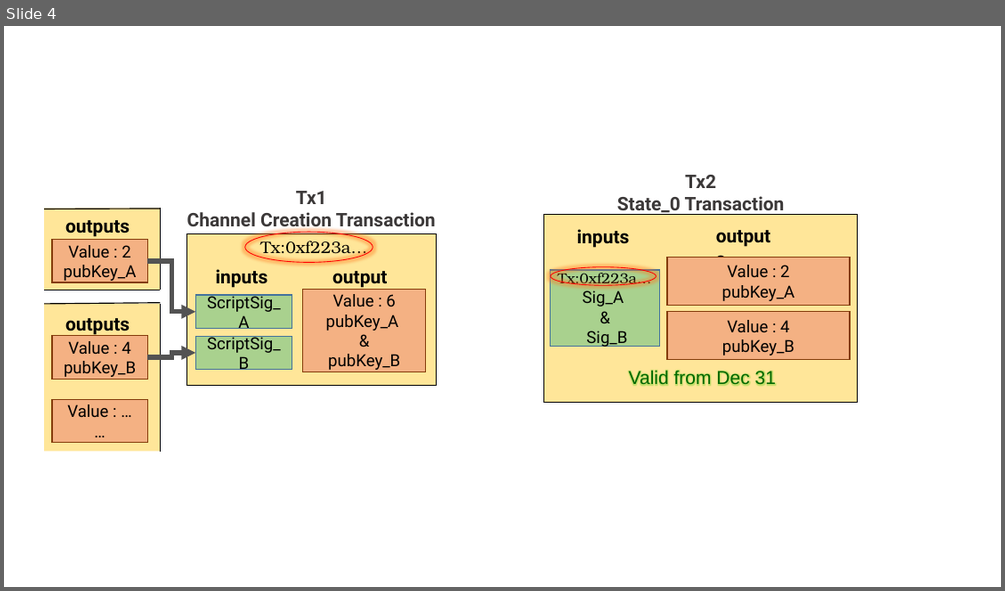
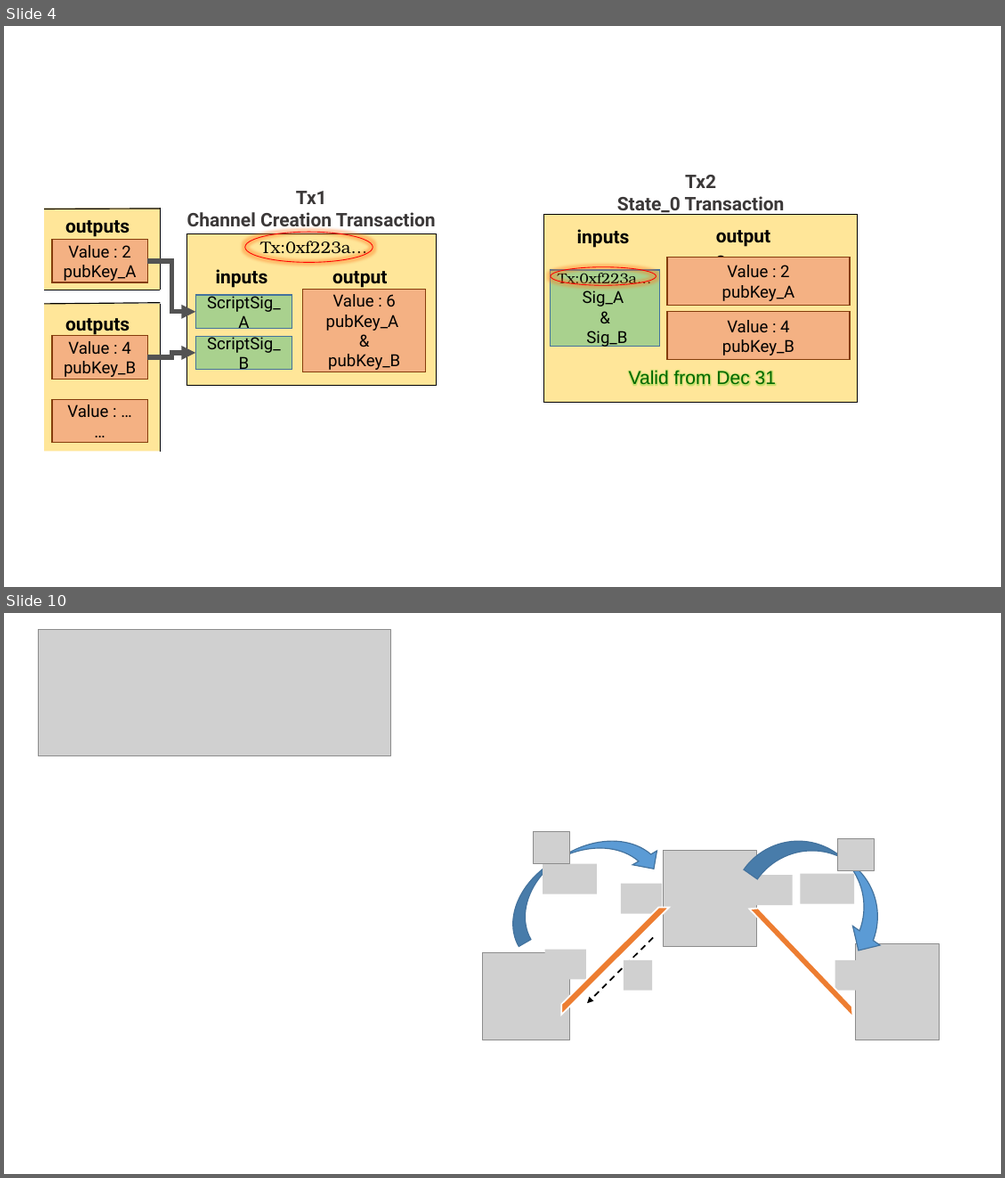
Before and after one commit to Mahsa-Bastankhah/thesis-template, a slide deck: figs/figs.pptx. Shown one above the other, each under a label of ours: slide 4 before the commit, slides 4 and 10 after it; the slides between them are not shown. The pictures are 1005x591 and 1005x1178 pixels, drawn with LibreOffice and Linux fonts; fonts in the diff are those of the drawing; grey boxes stand for pictures. Boxes give left, top, right and bottom in pixels: in the first picture for what was removed or moved away, otherwise in the second. Text is boxed around its words. In the diff, an @@ line names an element or a change of style, - is before the commit and + after.

```diff
--- a/figs/figs.pptx
+++ b/figs/figs.pptx
@@ slide 10 added at box(4, 613, 1001, 1174), background #FFFFFF @@
@@ picture added at box(39, 629, 390, 755) @@
@@ curved down arrow added at box(491, 813, 666, 946), fill #5B9BD5, outline #43739E 1 pt @@
@@ curved down arrow added at box(744, 815, 911, 959), fill #5B9BD5, outline #43739E 1 pt @@
@@ picture added at box(534, 832, 570, 864) @@
@@ picture added at box(663, 851, 757, 947) @@
@@ picture added at box(838, 839, 874, 871) @@
@@ picture added at box(543, 863, 597, 893) @@
@@ picture added at box(751, 875, 793, 905) @@
@@ picture added at box(801, 873, 854, 903) @@
@@ picture added at box(621, 884, 662, 914) @@
@@ diag stripe added at box(749, 901, 853, 1025), fill #ED7D31, outline #FFFFFF 1.5 pt @@
@@ diag stripe added at box(562, 908, 670, 1014), fill #ED7D31, outline #FFFFFF 1.5 pt @@
@@ picture added at box(483, 952, 570, 1040) @@
@@ picture added at box(544, 949, 586, 979) @@
@@ arrow added from (653, 938) to (587, 1004), #000000 1.5 pt dashed @@
@@ picture added at box(856, 943, 938, 1040) @@
@@ picture added at box(623, 960, 652, 989) @@
@@ picture added at box(835, 960, 877, 989) @@
```
Also in this commit, not shown: 1 slide changed, 4 other slides added, 18 other files.
